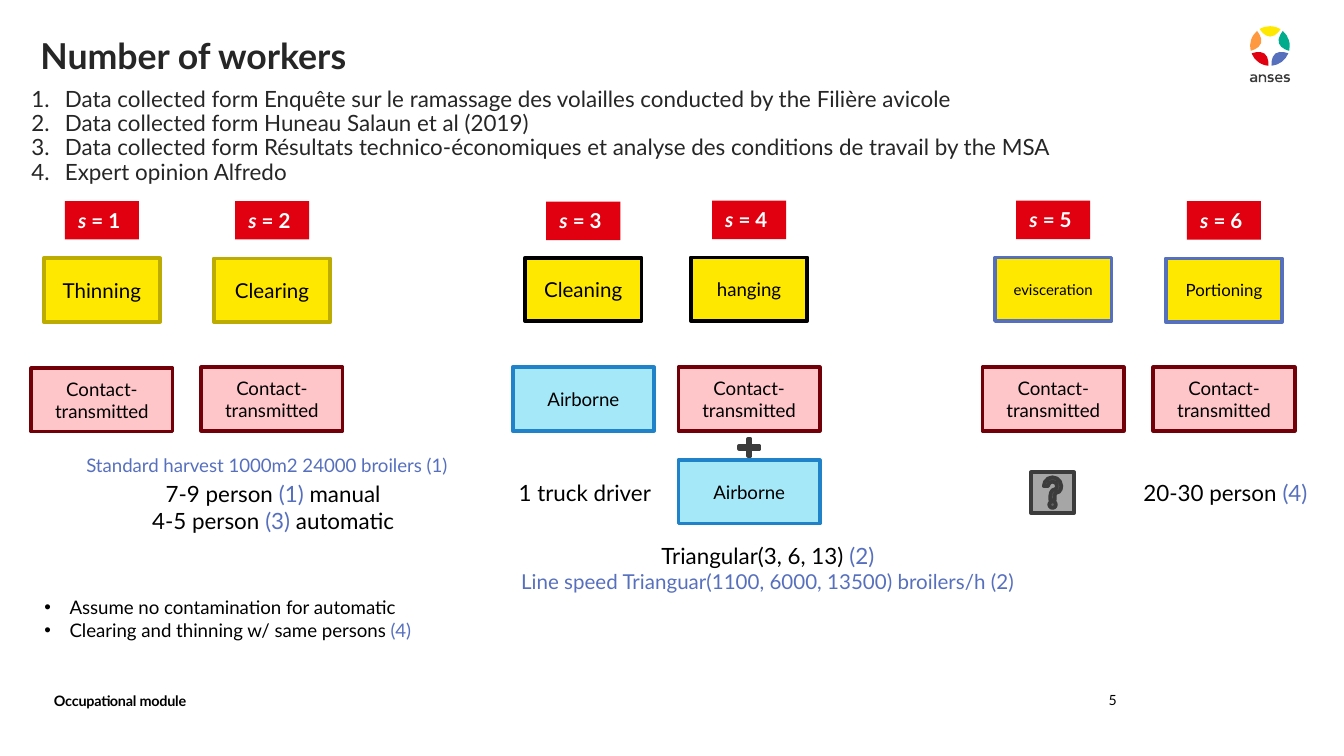
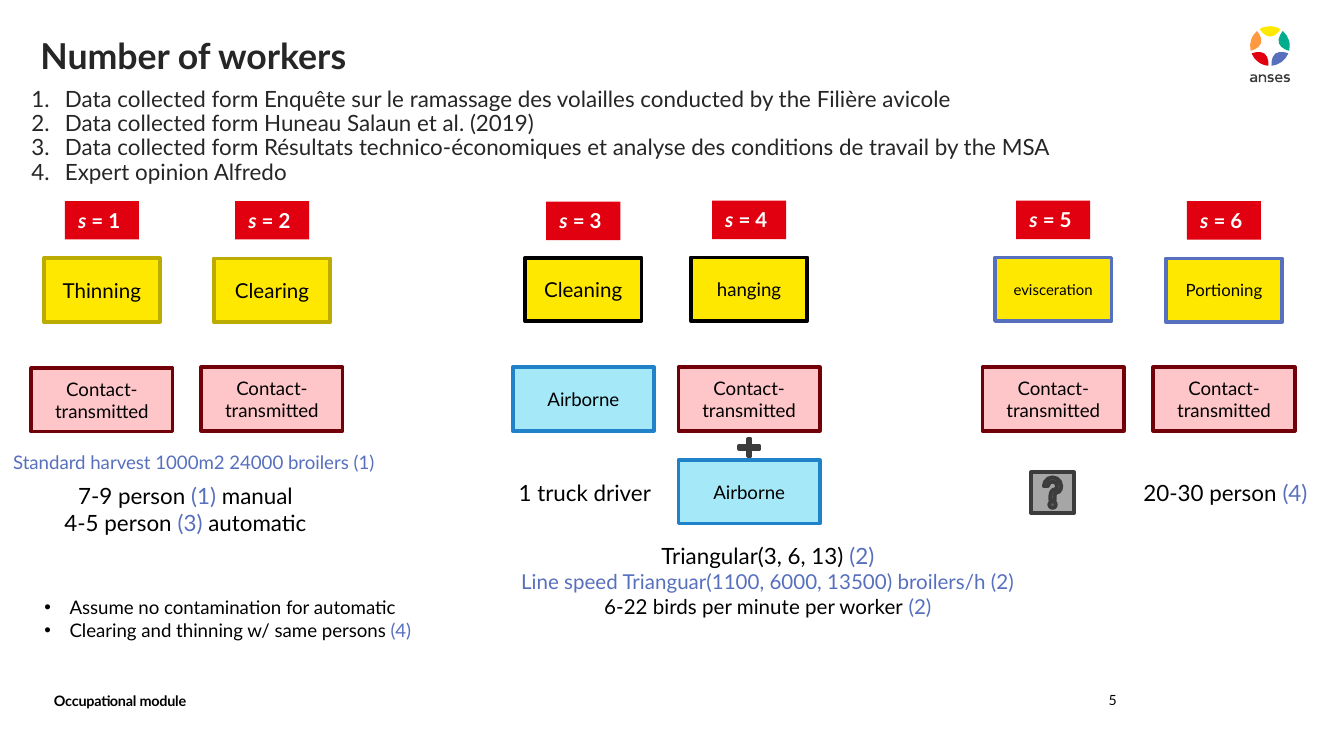
Before and after one commit to ENVIRE-JPIAMR/occupational-module, a slide deck: slide 5 of docs/draft.pptx. Drawn at 1344x756 pixels with LibreOffice and Linux fonts; fonts in the diff are those of the drawing. Boxes give left, top, right and bottom in pixels: in the first picture for what was removed or moved away, otherwise in the second. Text is boxed around its words. In the diff, an @@ line names an element or a change of style, - is before the commit and + after.

```diff
--- a/docs/draft.pptx
+++ b/docs/draft.pptx
@@ text at bbox=[65, 114, 534, 134]: text changed @@
-2. Data collected form Huneau Salaun et al (2019)
+2. Data collected form Huneau Salaun et al. (2019)
@@ text "Standard harvest 1000m2 24000 broilers ...": place and size @@
-text "Standard harvest 1000m2 24000 broilers ..." at bbox=[86, 457, 448, 475]
+text "Standard harvest 1000m2 24000 broilers ..." at bbox=[13, 454, 375, 472]
@@ text "7-9 person (1) manual": place and size @@
-text "7-9 person (1) manual" at bbox=[152, 485, 394, 533]
+text "7-9 person (1) manual" at bbox=[64, 487, 306, 535]
@@ text at bbox=[604, 598, 932, 618]: paragraph added @@
+6-22 birds per minute per worker (2)
```
Also in this commit, not shown: 3 other slides changed, 5 other files.
